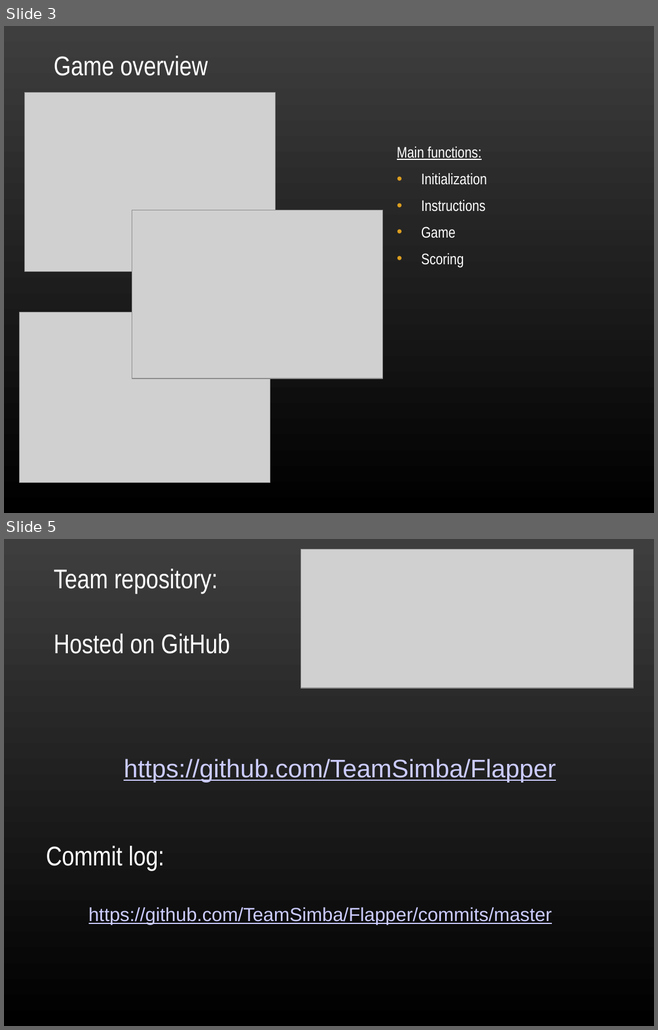
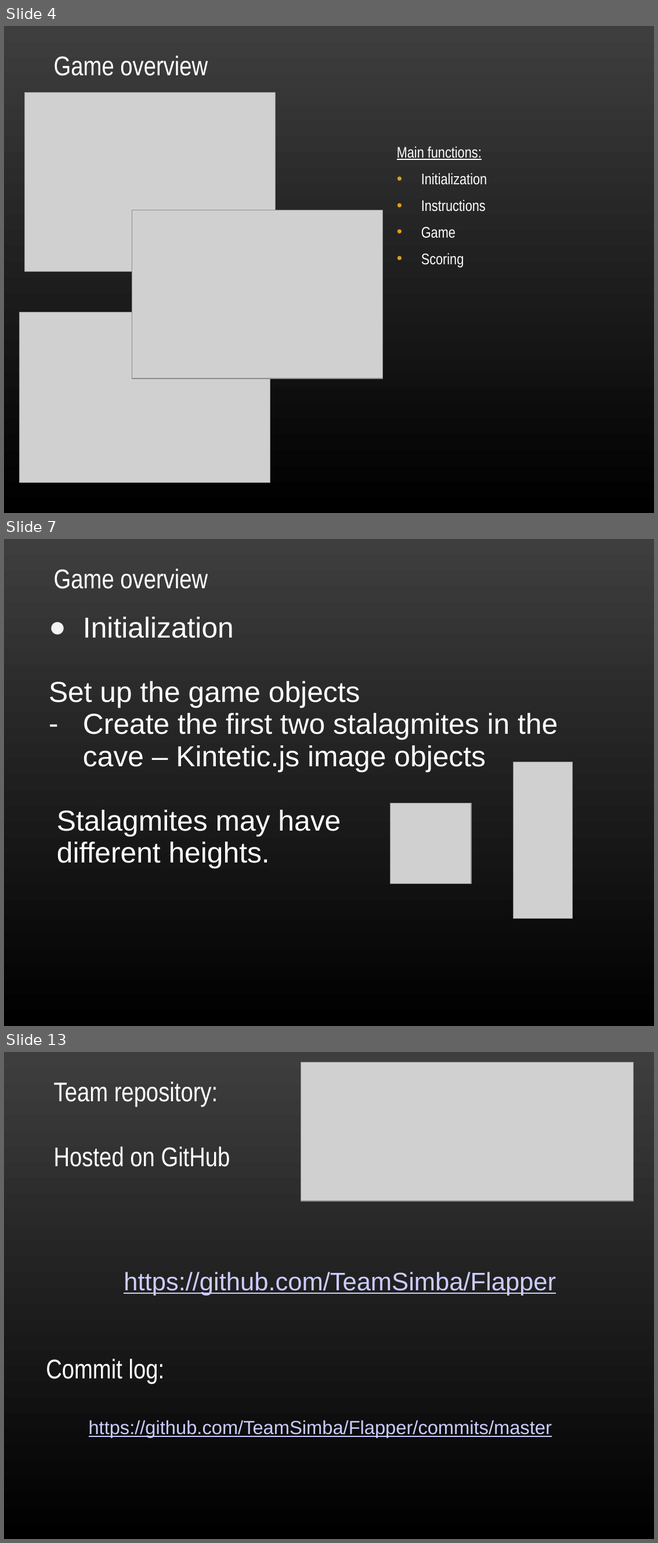
Before and after one commit to TeamSimba/Flapper, a slide deck: Flappy/Documentation/presentation.ppt. Shown one above the other, each under a label of ours: slides 3 and 5 before the commit, slides 4, 7 and 13 after it; the slides between them are not shown. The pictures are 658x1030 and 658x1543 pixels, drawn with LibreOffice and Linux fonts; fonts in the diff are those of the drawing; grey boxes stand for pictures; background and template pictures are left out. Boxes give left, top, right and bottom in pixels: in the first picture for what was removed or moved away, otherwise in the second. Text is boxed around its words. In the diff, an @@ line names an element or a change of style, - is before the commit and + after.

```diff
--- a/Flappy/Documentation/presentation.ppt
+++ b/Flappy/Documentation/presentation.ppt
@@ slide 7 added at box(4, 539, 654, 1026), background picture (left out) @@
@@ text added at box(54, 569, 208, 589), 30 pt, text #FFFFFF @@
+Game overview
@@ text added at box(49, 617, 557, 869), 32 pt, text #FFFFFF @@
+● Initialization
+Set up the game objects
+– Create the first two stalagmites in the cave – Kintetic.js image objects
+Stalagmites may have
+different heights.
@@ picture added at box(513, 762, 572, 919) @@
@@ picture added at box(390, 803, 470, 884) @@
@@ what was slide 3 is now slide 4 @@
@@ what was slide 5 is now slide 13 @@
```
Also in this commit, not shown: 7 other slides added.
